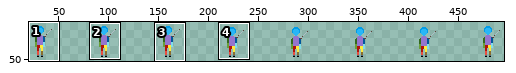
Sprite sheet: The Fallen Guardian/Assets/Art/Characters/Player/Idle/Player_Idle_Down.png. The picture above shows the old version from afar; the outline marks the close-up.
Close-up. Before the commit:
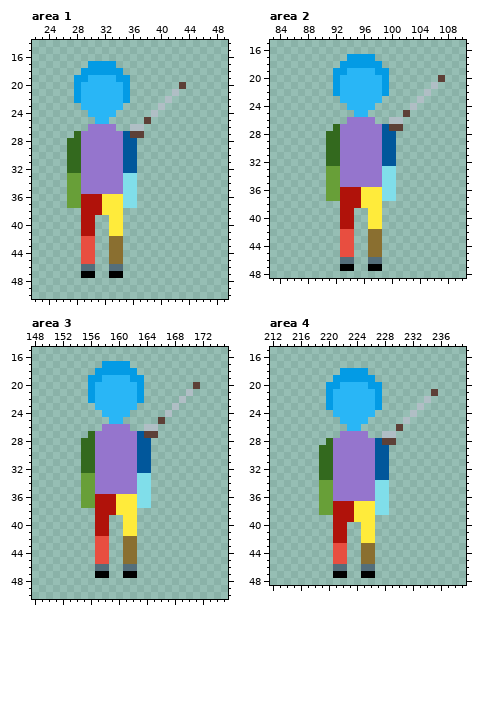
The file is 512x64 pixels. Shown: area 1: x 22..49, y 14..50; area 2: x 83..110, y 15..48; area 3: x 148..175, y 15..50; area 4: x 212..239, y 15..48. The wide view leaves out empty margins. The commit also changed other parts of the picture, which this record leaves out.
After the commit:
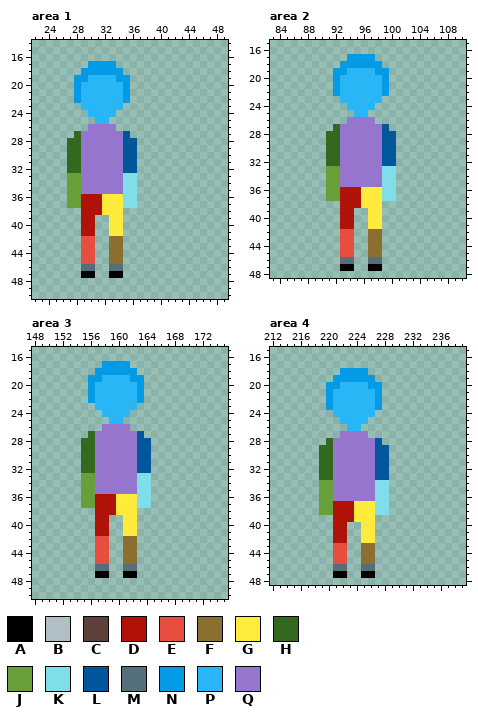
Palette (. is transparent): A #000000  B #b0bec5  C #5d4037  D #b0120a  E #e84e40  F #8a6f30  G #ffeb3b  H #33691e  J #689f38  K #80deea  L #01579b  M #546e7a  N #039be5  P #29b6f6  Q #9575cd
From old to new:
Area 1:
Colour B is removed in row 21 at x 42; in row 22 at x 41; in row 23 at x 40; in row 24 at x 39; in row 26 at x 36 to 37.
Colour C is removed in row 20 at x 43; in row 25 at x 38; in row 27 at x 36 to 37.
Area 2:
Colour B is removed in row 21 at x 106; in row 22 at x 105; in row 23 at x 104; in row 24 at x 103; in row 26 at x 100 to 101.
Colour C is removed in row 20 at x 107; in row 25 at x 102; in row 27 at x 100 to 101.
Area 3:
Colour B is removed in row 21 at x 170; in row 22 at x 169; in row 23 at x 168; in row 24 at x 167; in row 26 at x 164 to 165.
Colour C is removed in row 20 at x 171; in row 25 at x 166; in row 27 at x 164 to 165.
Area 4:
Colour B is removed in row 22 at x 234; in row 23 at x 233; in row 24 at x 232; in row 25 at x 231; in row 27 at x 228 to 229.
Colour C is removed in row 21 at x 235; in row 26 at x 230; in row 28 at x 228 to 229.
Boxes around the changes in both close-ups, in picture pixels (x1, y1, x2, y2):
erased: (130, 82, 186, 138)
erased: (389, 75, 445, 131)
erased: (144, 382, 200, 438)
erased: (382, 389, 438, 445)
